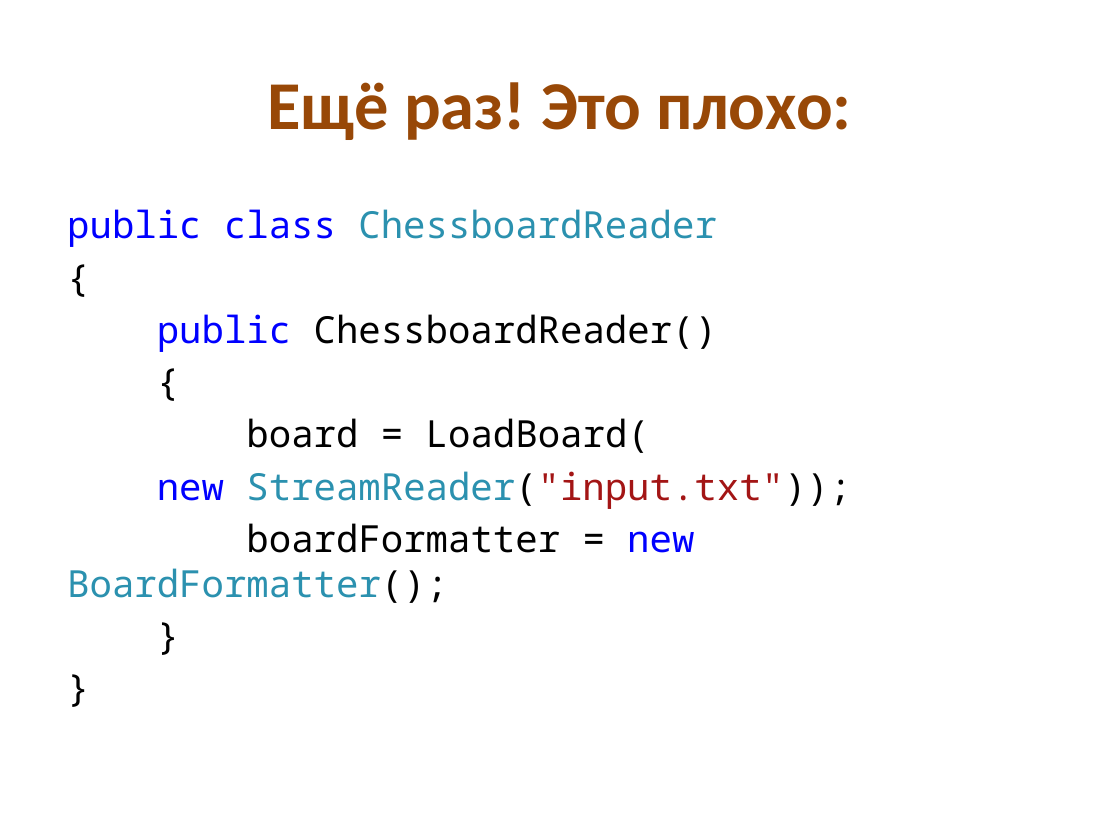
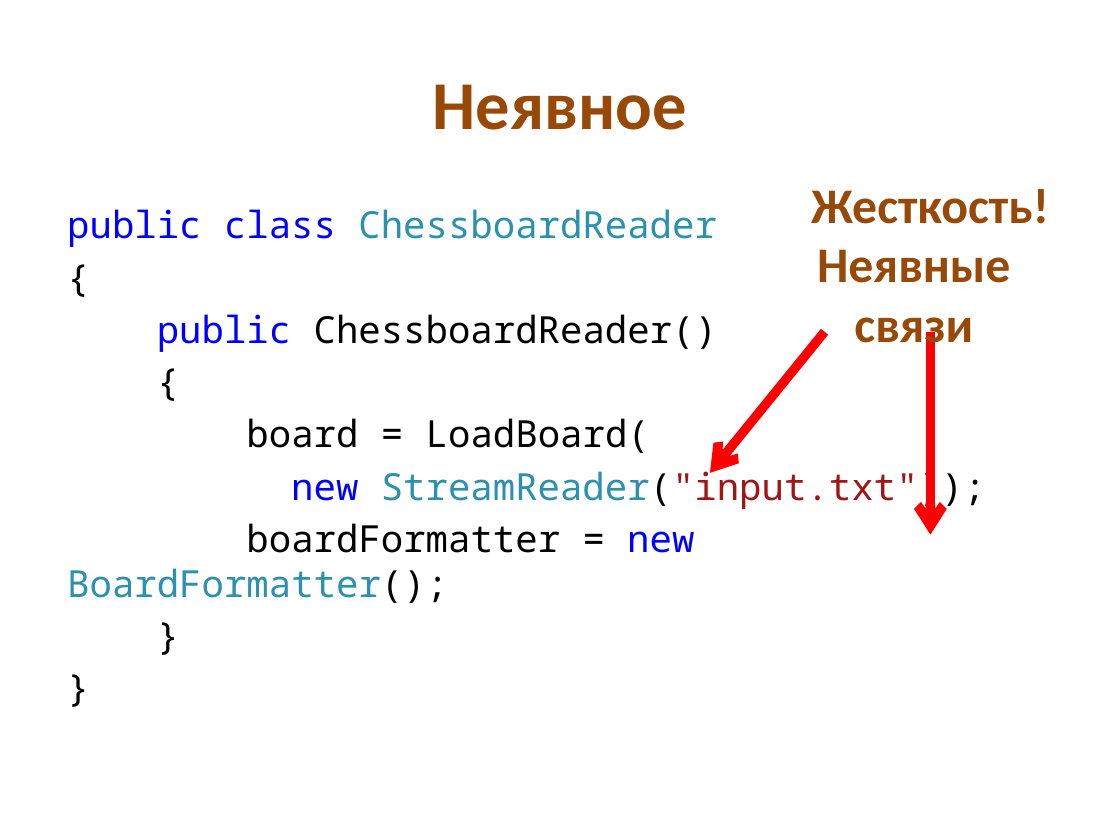
Before and after one commit to kontur-edu/2013, a slide deck: slide 31 of CodeDesign/Проектирование @ КрешКурс2013.pptx (slide 59 before the commit). Drawn at 1120x840 pixels with LibreOffice and Linux fonts; fonts in the diff are those of the drawing. Boxes give left, top, right and bottom in pixels: in the first picture for what was removed or moved away, otherwise in the second. Text is boxed around its words. In the diff, an @@ line names an element or a change of style, - is before the commit and + after.

```diff
--- a/CodeDesign/Проектирование @ КрешКурс2013.pptx
+++ b/CodeDesign/Проектирование @ КрешКурс2013.pptx
@@ title at box(433, 84, 687, 130): text changed @@
-Ещё раз! Это плохо:
+Неявное
@@ text "public class ChessboardReader" rewrapped from box(67, 209, 851, 603) to box(67, 209, 986, 603) @@
@@ text added at box(811, 189, 1049, 224), 32 pt, text #984807, bold @@
+Жесткость!
@@ text added at box(817, 249, 1010, 354), 32 pt, text #984807, bold @@
+Неявные связи
@@ arrow added from (824, 332) to (710, 473), #FF0000 6 pt @@
@@ arrow added from (931, 332) to (931, 534), #FF0000 6 pt @@
```
Also in this commit, not shown: 11 other slides changed, 6 slides added, 45 slides removed.
